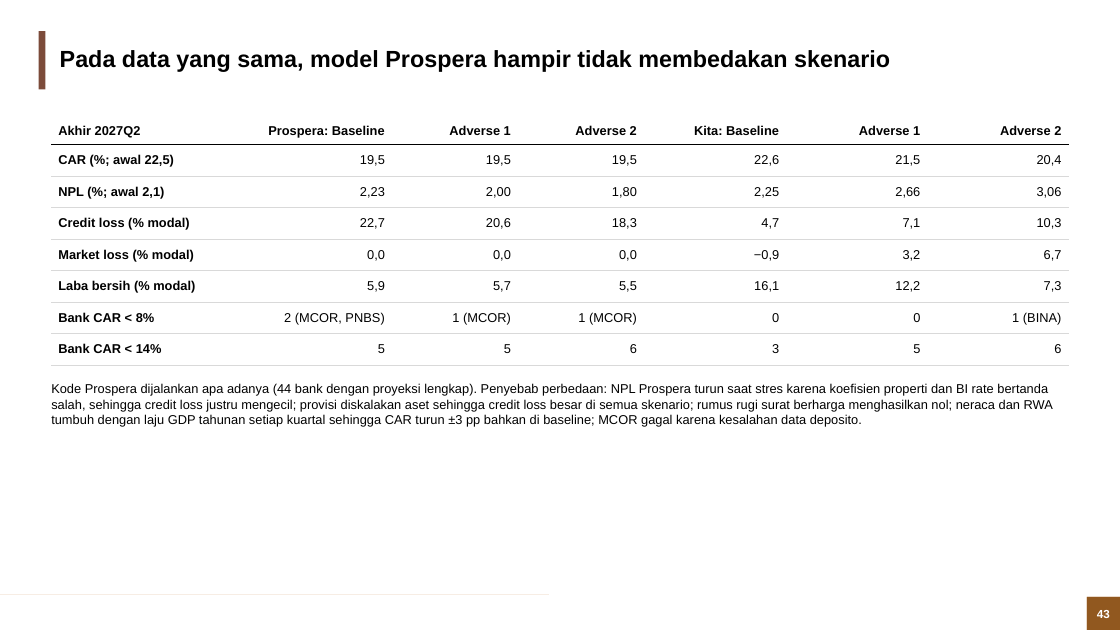
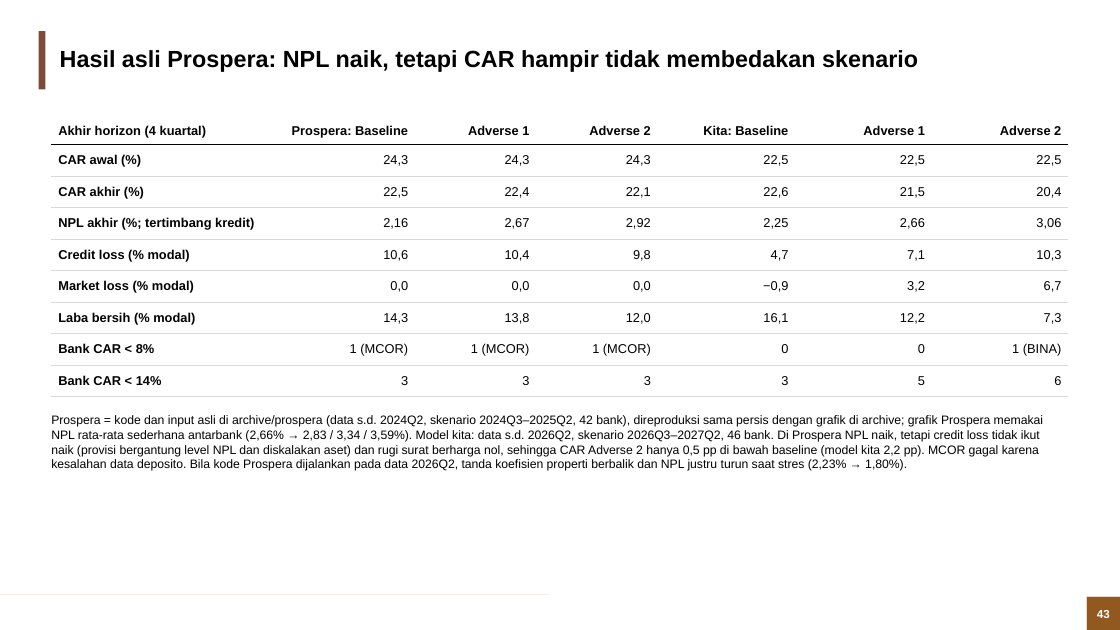
Before and after one commit to muhamadhaikal128/banking-stress-test, a slide deck: slide 43 of Banking Stress Test (Solvency).pptx. Drawn at 1120x630 pixels with LibreOffice and Linux fonts; fonts in the diff are those of the drawing; background and template pictures are left out. Boxes give left, top, right and bottom in pixels: in the first picture for what was removed or moved away, otherwise in the second. Text is boxed around its words. In the diff, an @@ line names an element or a change of style, - is before the commit and + after.

```diff
--- a/Banking Stress Test (Solvency).pptx
+++ b/Banking Stress Test (Solvency).pptx
@@ title at [60,50,918,72]: text changed @@
-Pada data yang sama, model Prospera hampir tidak membedakan skenario
+Hasil asli Prospera: NPL naik, tetapi CAR hampir tidak membedakan skenario
@@ table at [51,117,1067,389] @@
-row 1: Akhir 2027Q2 | Prospera: Baseline | Adverse 1 | Adverse 2 | Kita: Baseline | Adverse 1 | Adverse 2
-row 2: CAR (%; awal 22,5) | 19,5 | 19,5 | 19,5 | 22,6 | 21,5 | 20,4
-row 3: NPL (%; awal 2,1) | 2,23 | 2,00 | 1,80 | 2,25 | 2,66 | 3,06
-row 4: Credit loss (% modal) | 22,7 | 20,6 | 18,3 | 4,7 | 7,1 | 10,3
+row 1: Akhir horizon (4 kuartal) | Prospera: Baseline | Adverse 1 | Adverse 2 | Kita: Baseline | Adverse 1 | Adverse 2
+row 2: CAR awal (%) | 24,3 | 24,3 | 24,3 | 22,5 | 22,5 | 22,5
+row 3: CAR akhir (%) | 22,5 | 22,4 | 22,1 | 22,6 | 21,5 | 20,4
+row 4: NPL akhir (%; tertimbang kredit) | 2,16 | 2,67 | 2,92 | 2,25 | 2,66 | 3,06
+row 5: Credit loss (% modal) | 10,6 | 10,4 | 9,8 | 4,7 | 7,1 | 10,3
-row 6: Laba bersih (% modal) | 5,9 | 5,7 | 5,5 | 16,1 | 12,2 | 7,3
+row 7: Laba bersih (% modal) | 14,3 | 13,8 | 12,0 | 16,1 | 12,2 | 7,3
-row 8, column 2: 2 (MCOR, PNBS)
+row 8, column 2: 1 (MCOR)
-row 8: Bank CAR < 14% | 5 | 5 | 6 | 3 | 5 | 6
+row 9: Bank CAR < 14% | 3 | 3 | 3 | 3 | 5 | 6
@@ text at [51,415,1043,471]: text changed; size 11 to 10.5 pt @@
-Kode Prospera dijalankan apa adanya (44 bank dengan proyeksi lengkap). Penyebab perbedaan: NPL Prospera turun saat stres karena koefisien properti dan BI rate bertanda salah, sehingga credit loss justru mengecil; provisi diskalakan aset sehingga credit loss besar di semua skenario; rumus rugi surat berharga menghasilkan nol; neraca dan RWA tumbuh dengan laju GDP tahunan setiap kuartal sehingga CAR turun ±3 pp bahkan di baseline; MCOR gagal karena kesalahan data deposito.
+Prospera = kode dan input asli di archive/prospera (data s.d. 2024Q2, skenario 2024Q3–2025Q2, 42 bank), direproduksi sama persis dengan grafik di archive; grafik Prospera memakai NPL rata-rata sederhana antarbank (2,66% → 2,83 / 3,34 / 3,59%). Model kita: data s.d. 2026Q2, skenario 2026Q3–2027Q2, 46 bank. Di Prospera NPL naik, tetapi credit loss tidak ikut naik (provisi bergantung level NPL dan diskalakan aset) dan rugi surat berharga nol, sehingga CAR Adverse 2 hanya 0,5 pp di bawah baseline (model kita 2,2 pp). MCOR gagal karena kesalahan data deposito. Bila kode Prospera dijalankan pada data 2026Q2, tanda koefisien properti berbalik dan NPL justru turun saat stres (2,23% → 1,80%).
```
Also in this commit, not shown: 4 other slides changed.
